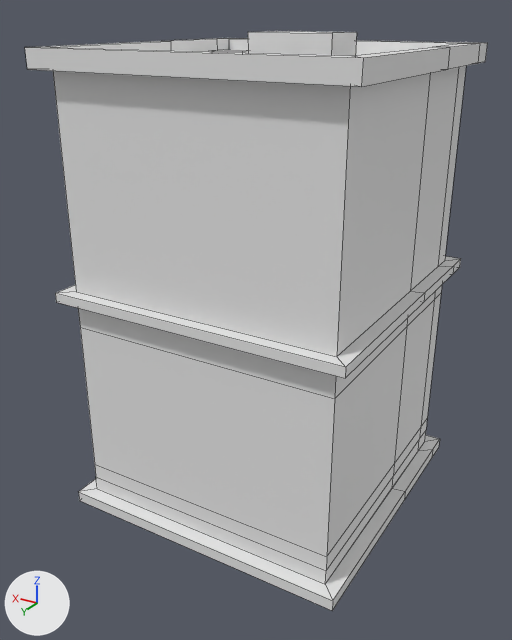
An edit to the Blender file Blender Models/Building.blend, drawn before and after from the same camera.
Both versions are drawn from a camera (50 mm lens) standing at (-4.96, 8.72, 8.43) and looking at (0.12, 0.24, 4.19). The axes (+X, +Y, +Z) are drawn at lower left. The lights are the same throughout. Mesh edges are drawn as thin lines.
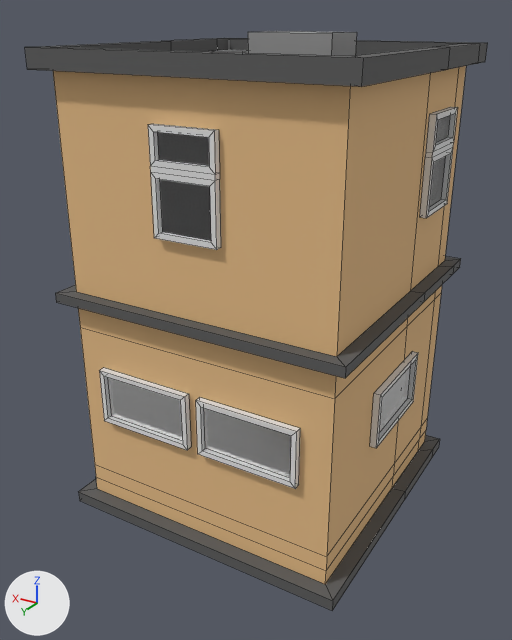
Commit message: completion of building

Patch to the scene script:
```diff
--- a/Blender Models/Building.blend.py
+++ b/Blender Models/Building.blend.py
@@ mat_building @@
 mat_building = principled_material('Building')
-mat_building.base_color = (0.8, 0.8, 0.8)  # white #e7e7e7
+mat_building.base_color = (0.8, 0.509, 0.24)  # beige #e7bd86
@@ mat_ventilation @@
+mat_ventilation = principled_material('Ventilation')
+mat_ventilation.base_color = (0.319, 0.319, 0.319)  # grey #999999
+mat_ventilation.roughness = 0.741
@@ mat_foundation @@
+mat_foundation = principled_material('Foundation')
+mat_foundation.base_color = (0.104, 0.104, 0.104)  # dark grey #5b5b5b
+mat_foundation.roughness = 0.741
@@ mat_door @@
+mat_door = principled_material('Door')
+mat_door.base_color = (0.27, 0.132, 0.072)  # brown #8e664c
@@ mat_window @@
+mat_window = principled_material('Window')
+mat_window.base_color = (0.38, 0.38, 0.38)  # grey #a6a6a6
+mat_window.roughness = 0.2
+mat_window.transmission_weight = 1.0
@@ mat_handle @@
+mat_handle = principled_material('Handle')
+mat_handle.base_color = (0.0764, 0.0764, 0.0764)  # dark grey #4e4e4e
@@ mat_frame @@
+mat_frame = principled_material('Frame')
+mat_frame.base_color = (0.182, 0.0825, 0.0412)  # brown #765139
@@ mat_window_sill @@
+mat_window_sill = principled_material('Window Sill')
+mat_window_sill.base_color = (0.8, 0.8, 0.8)  # white #e7e7e7
@@ me_cube @@
 # used by ob_cube; location = (0.0, 0.0, 3.88); scale = (2.01, 2.01, 2.01)
-me_cube.from_pydata(...)  # 242 vertices, 222 faces; spans x -1.11..1.33, y -1.11..1.11, z -1.27..2.18
+me_cube.from_pydata(...)  # 434 vertices, 394 faces; spans x -1.11..1.33, y -1.11..1.11, z -1.27..2.18
+# me_cube part 1: the loose piece of 16 vertices spanning x 0.99..1.04, y 0.05..0.79, z -0.47..-0.05 is copied, and the copy is turned 90 degrees about the z axis through its middle, then moved by (-0.59, 0.61, 0.0); it spans x 0.05..0.8, y 1.01..1.05, z -0.47..-0.05
+# me_cube part 2: a new loose piece of 32 vertices spanning x -0.23..0.23, y 1.0..1.05, z 1.01..1.69
+# me_cube part 3: a new loose piece of 32 vertices spanning x -1.05..-1.0, y -0.72..-0.26, z 1.01..1.69
+# me_cube part 4: a new loose piece of 16 vertices spanning x -0.79..-0.04, y 1.01..1.05, z -0.47..-0.05
+# me_cube part 5: a new loose piece of 16 vertices spanning x -1.05..-1.0, y -0.38..0.36, z -0.47..-0.05
+# me_cube part 6: 88 faces spanning x -1.11..1.33, y -1.11..1.11, z -1.27..2.09 switch from mat_building (white #e7e7e7) to mat_foundation (dark grey #5b5b5b)
+# me_cube part 7: 18 faces spanning x -0.81..0.85, y -0.79..0.82, z 1.88..2.18 switch from mat_building (white #e7e7e7) to mat_ventilation (grey #999999)
+me_cube.materials.append(mat_window_sill)  # white #e7e7e7
+me_cube.materials.append(mat_window)  # grey #a6a6a6
+me_cube.materials.append(mat_frame)  # brown #765139
+me_cube.materials.append(mat_door)  # brown #8e664c
+me_cube.materials.append(mat_handle)  # dark grey #4e4e4e
```

What differs and where, as boxes (x1, y1, x2, y2) in the pictures (512 x 640 px):
'Cube', recoloured, reshaped (grey to brown): (25, 31, 488, 611) in both
part 1 of me_cube, added: after (99, 368, 191, 450)
part 2 of me_cube, added: after (148, 124, 221, 250)
part 3 of me_cube, added: after (420, 107, 457, 218)
part 4 of me_cube, added: after (196, 397, 300, 489)
part 5 of me_cube, added: after (370, 351, 418, 448)
part 6 of me_cube, recoloured: (25, 38, 488, 611) in both
part 7 of me_cube, recoloured: (208, 31, 357, 56) in both
